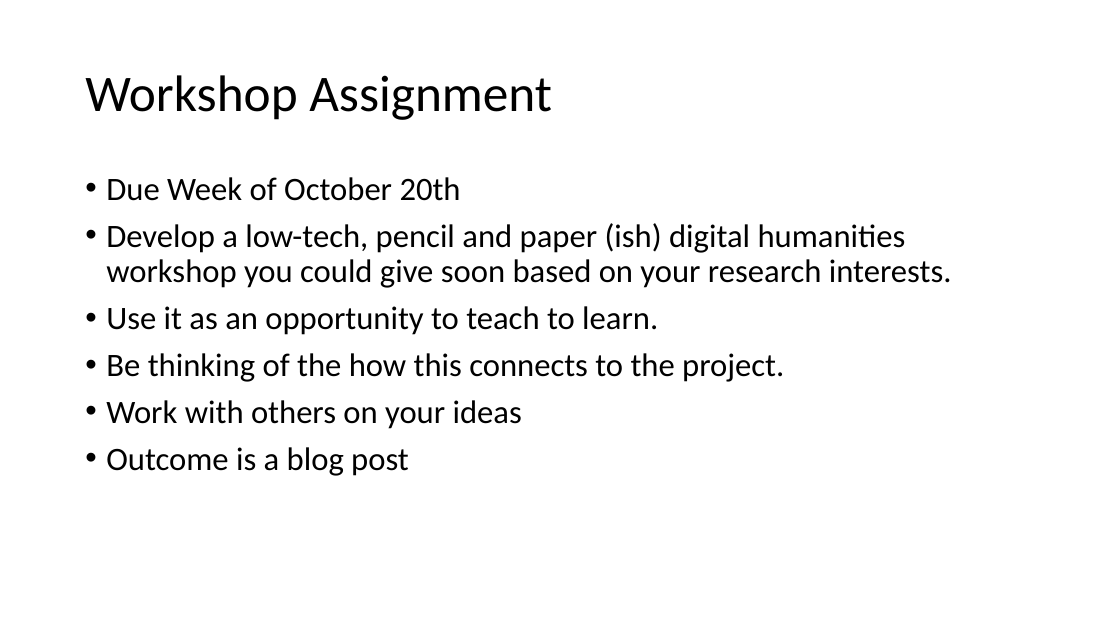
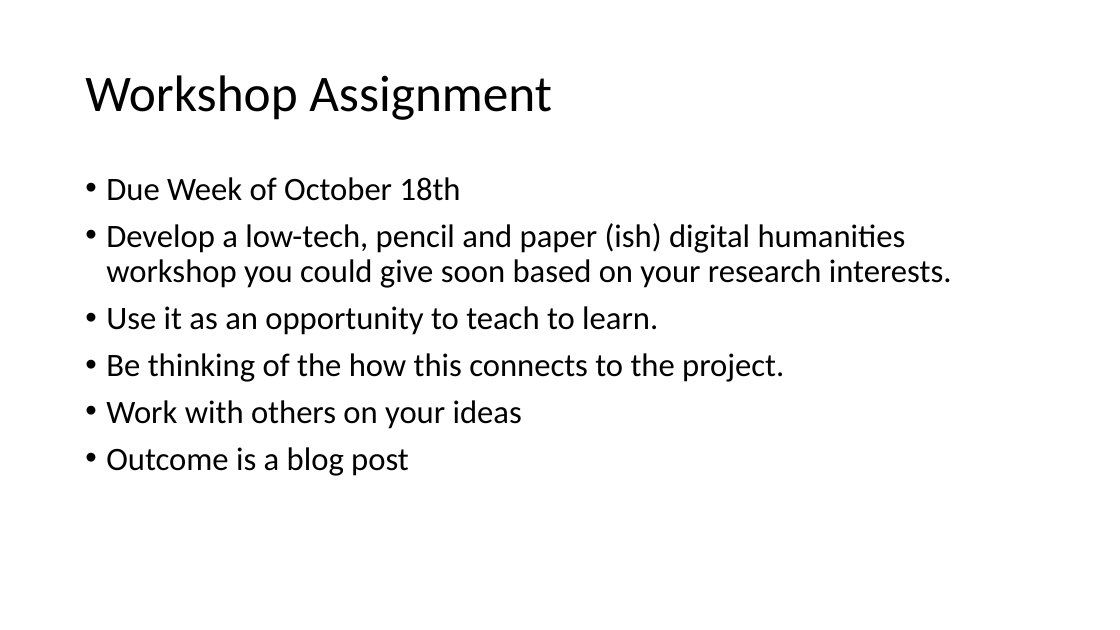
Before and after one commit to scholarslab/praxis, a slide deck: slide 23 of assets/workshop-on-workshops/workshop-on-workshops.pptx. Drawn at 1120x630 pixels with LibreOffice and Linux fonts; fonts in the diff are those of the drawing. Boxes give left, top, right and bottom in pixels: in the first picture for what was removed or moved away, otherwise in the second. Text is boxed around its words. In the diff, an @@ line names an element or a change of style, - is before the commit and + after.

```diff
--- a/assets/workshop-on-workshops/workshop-on-workshops.pptx
+++ b/assets/workshop-on-workshops/workshop-on-workshops.pptx
@@ text at [106,177,461,201]: text changed @@
-• Due Week of October 20th
+• Due Week of October 18th
```
Also in this commit, not shown: 10 other slides changed, 3 slides added, 5 slides removed, 2 other files.
